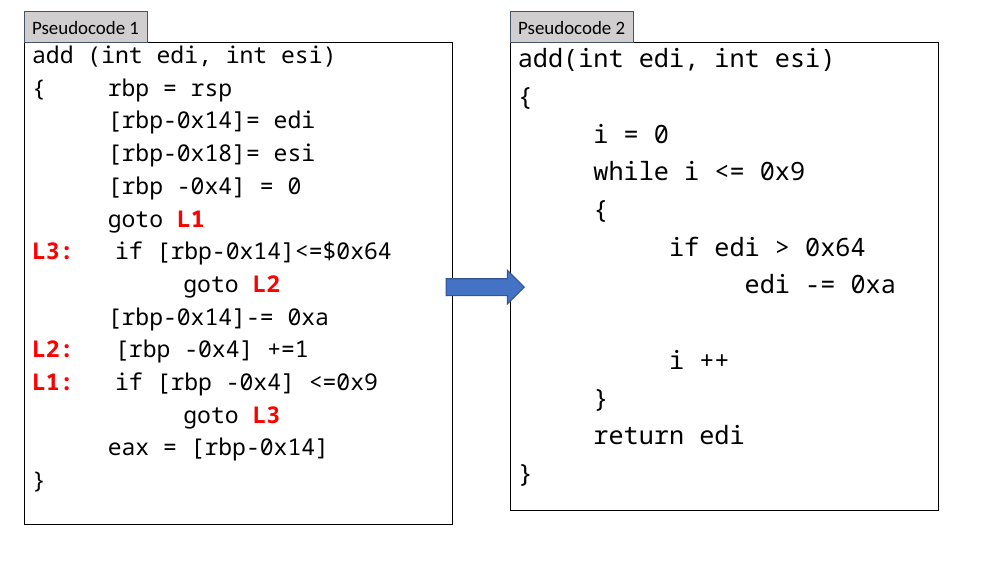
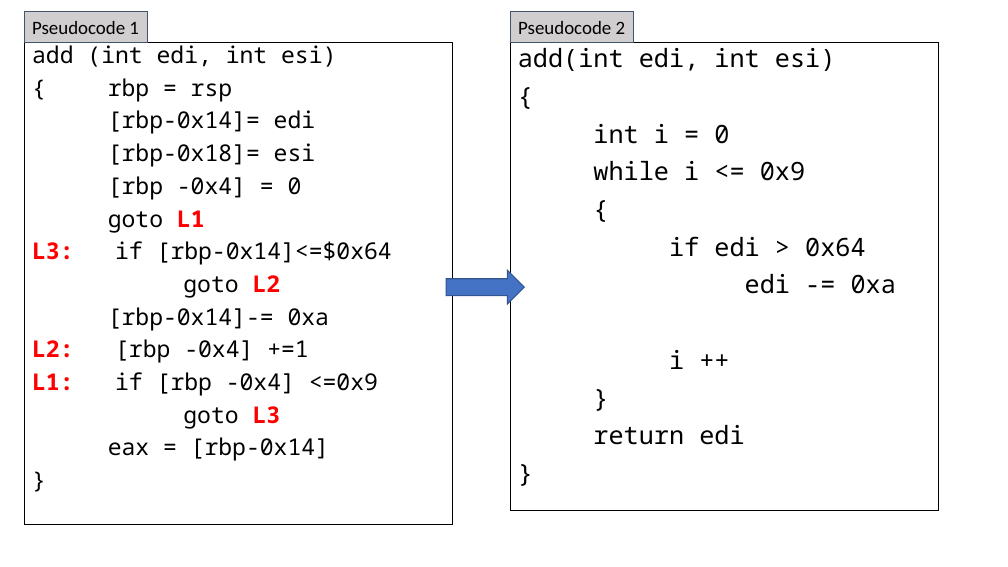
Before and after one commit to ded59/CS449, a slide deck: slide 25 of Recitation6.pptx. Drawn at 1008x567 pixels with LibreOffice and Linux fonts; fonts in the diff are those of the drawing. Boxes give left, top, right and bottom in pixels: in the first picture for what was removed or moved away, otherwise in the second. Text is boxed around its words. In the diff, an @@ line names an element or a change of style, - is before the commit and + after.

```diff
--- a/Recitation6.pptx
+++ b/Recitation6.pptx
@@ text at box(593, 124, 729, 144): text changed @@
-i = 0
+int i = 0
```
Also in this commit, not shown: 1 other file.
